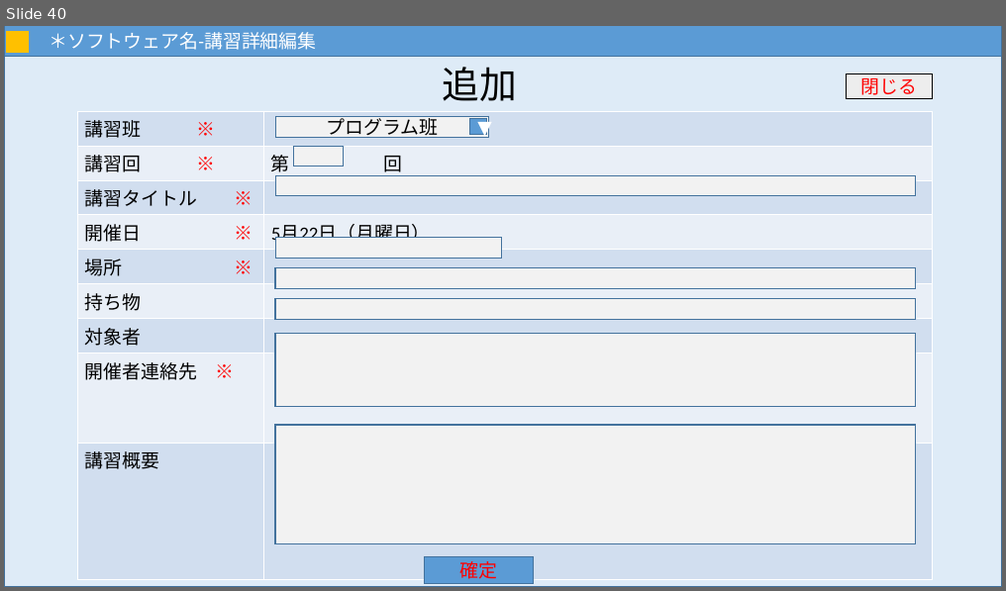
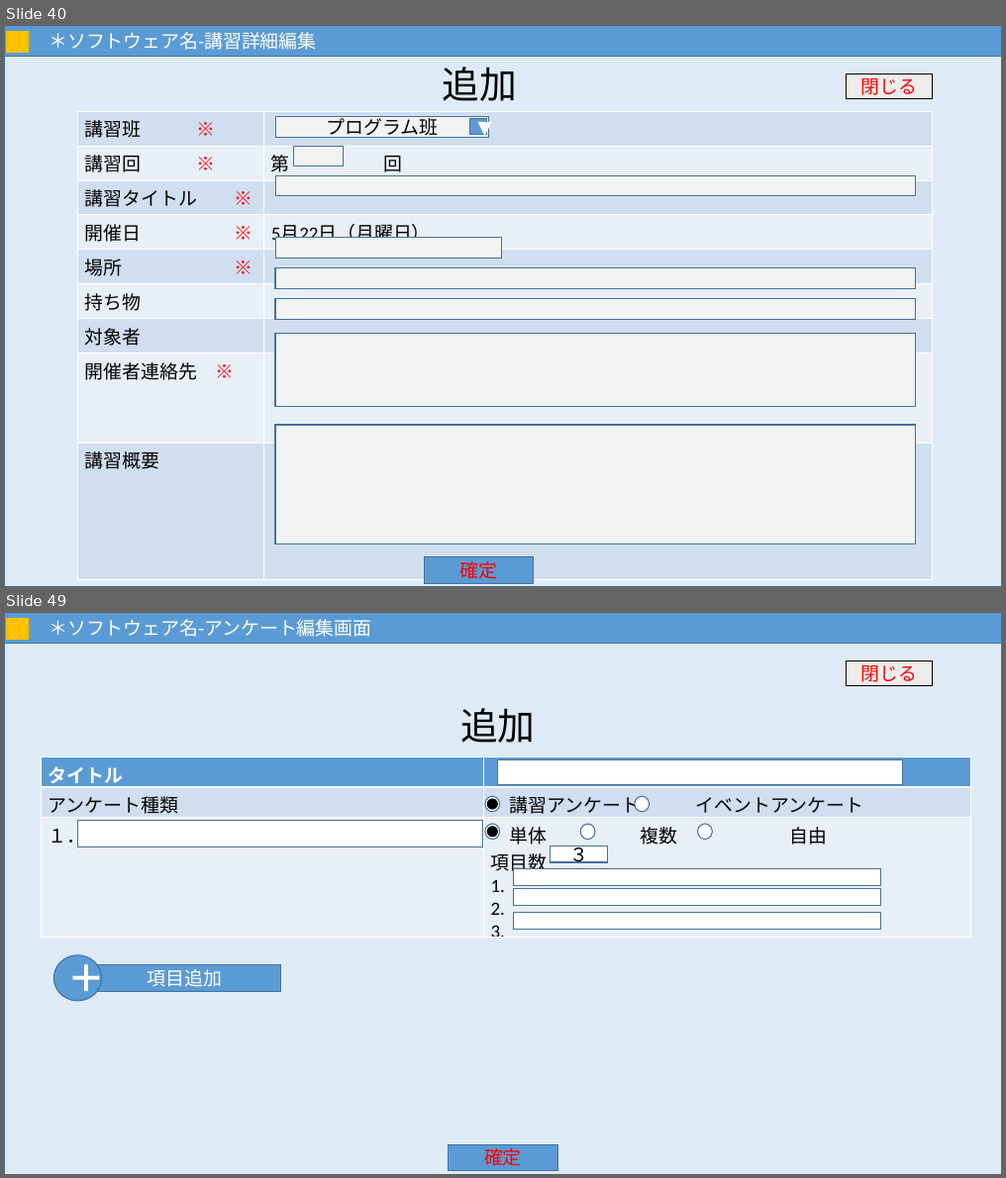
Before and after one commit to MNB-oda/MNB, a slide deck: 提出課題/外部設計書/画面設計.pptx. Shown one above the other, each under a label of ours: slide 40 before the commit, slides 40 and 49 after it; the slides between them are not shown. The pictures are 1006x591 and 1006x1178 pixels, drawn with LibreOffice and Linux fonts; fonts in the diff are those of the drawing. Boxes give left, top, right and bottom in pixels: in the first picture for what was removed or moved away, otherwise in the second. Text is boxed around its words. In the diff, an @@ line names an element or a change of style, - is before the commit and + after.

Commit message:
画面設計8割完成

```diff
--- a/提出課題/外部設計書/画面設計.pptx
+++ b/提出課題/外部設計書/画面設計.pptx
@@ slide 49 added at <box>4,613,1002,1174</box>, background #FFFFFF @@
@@ rectangle added at <box>4,617,1002,1174</box>, fill #DEEBF7, outline #43739E 1 pt @@
@@ rectangle added at <box>4,613,1002,643</box>, fill #5B9BD5, outline #43739E 1 pt, 18 pt, text #FFFFFF @@
+＊ソフトウェア名-アンケート編集画面
@@ rectangle added at <box>6,618,28,639</box>, fill #FFC000, outline #FFC000 1 pt @@
@@ rectangle added at <box>846,662,933,685</box>, fill #EDEDED, outline #000000 1 pt, 18 pt, text #FF0000 @@
+閉じる
@@ text added at <box>460,708,536,743</box>, 36 pt, text #000000 @@
+追加
@@ table added at <box>41,758,970,941</box>, 3 rows, 2 columns @@
+タイトル | 
+アンケート種類 | 講習アンケート イベントアンケート
+１． | 単体 複数 自由 / 項目数 / 1. / 2. / 3.
@@ rectangle added at <box>498,761,903,785</box>, fill #FFFFFF, outline #43739E 1 pt @@
@@ rectangle added at <box>77,820,482,847</box>, fill #FFFFFF, outline #43739E 1 pt @@
@@ ellipse added at <box>485,796,500,812</box>, fill #FFFFFF, outline #43739E 1 pt @@
@@ ellipse added at <box>487,799,498,810</box>, fill #000000 @@
@@ ellipse added at <box>635,796,649,812</box>, fill #FFFFFF, outline #43739E 1 pt @@
@@ ellipse added at <box>485,824,500,840</box>, fill #FFFFFF, outline #43739E 1 pt @@
@@ ellipse added at <box>487,827,498,838</box>, fill #000000 @@
@@ rectangle added at <box>550,847,608,862</box>, fill #FFFFFF, outline #43739E 1 pt, 18 pt, text #000000 @@
+３
@@ ellipse added at <box>580,824,595,840</box>, fill #FFFFFF, outline #43739E 1 pt @@
@@ ellipse added at <box>698,824,713,840</box>, fill #FFFFFF, outline #43739E 1 pt @@
@@ rectangle added at <box>513,869,880,886</box>, fill #FFFFFF, outline #43739E 1 pt @@
@@ rectangle added at <box>513,889,880,906</box>, fill #FFFFFF, outline #43739E 1 pt @@
@@ rectangle added at <box>513,912,880,930</box>, fill #FFFFFF, outline #43739E 1 pt @@
@@ ellipse added at <box>54,956,102,1001</box>, fill #5B9BD5, outline #43739E 1 pt, 36 pt, text #FFFFFF, bold @@
+＋
@@ rectangle added at <box>88,964,281,992</box>, fill #5B9BD5, outline #43739E 1 pt, 18 pt, text #FFFFFF @@
+項目追加
@@ rectangle added at <box>449,1146,558,1171</box>, fill #5B9BD5, outline #43739E 1 pt, 18 pt, text #FF0000 @@
+確定
```
Also in this commit, not shown: 2 slides changed, 8 other slides added.
